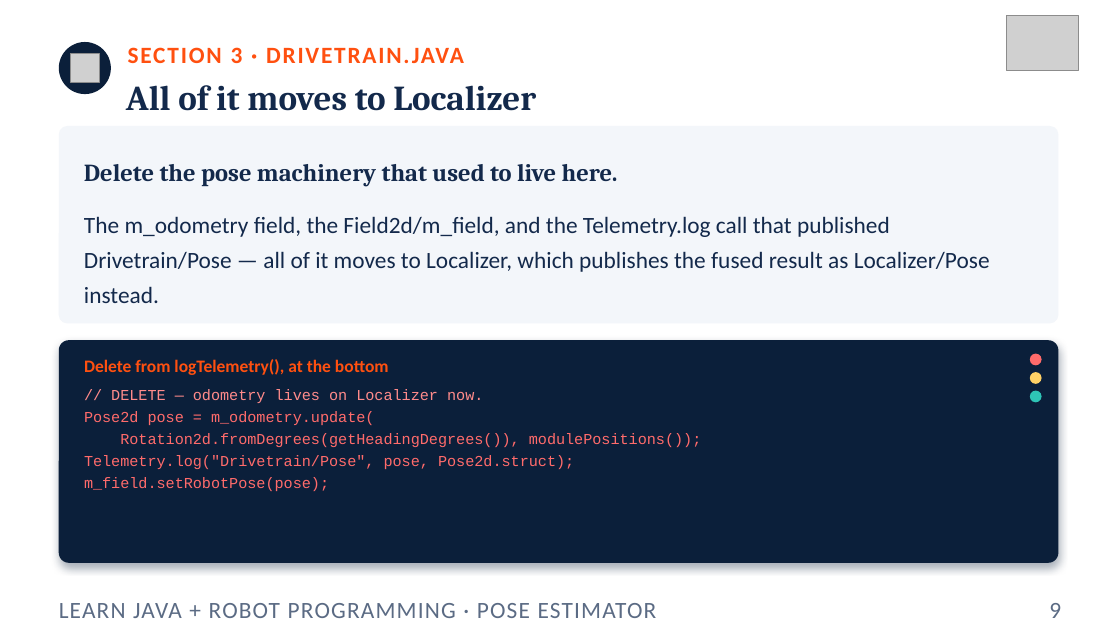
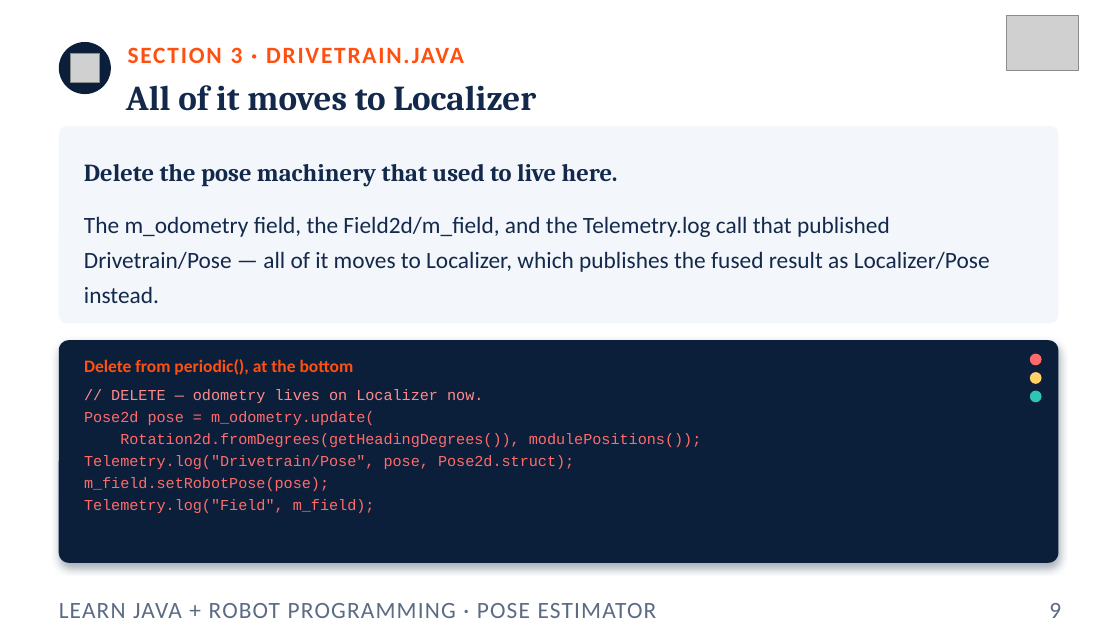
Before and after one commit to FRC5010/BasicRobotLessons, a slide deck: slide 9 of docs/presentations/v3/14-pose-estimator.pptx. Drawn at 1120x630 pixels with LibreOffice and Linux fonts; fonts in the diff are those of the drawing; grey boxes stand for pictures. Boxes give left, top, right and bottom in pixels: in the first picture for what was removed or moved away, otherwise in the second. Text is boxed around its words. In the diff, an @@ line names an element or a change of style, - is before the commit and + after.

```diff
--- a/docs/presentations/v3/14-pose-estimator.pptx
+++ b/docs/presentations/v3/14-pose-estimator.pptx
@@ text at bbox=[84, 359, 354, 375]: text changed @@
-Delete from logTelemetry(), at the bottom
+Delete from periodic(), at the bottom
@@ text at bbox=[84, 499, 375, 513]: paragraph added @@
+Telemetry.log("Field", m_field);
```
Also in this commit, not shown: 3 other slides changed, 11 other files.
